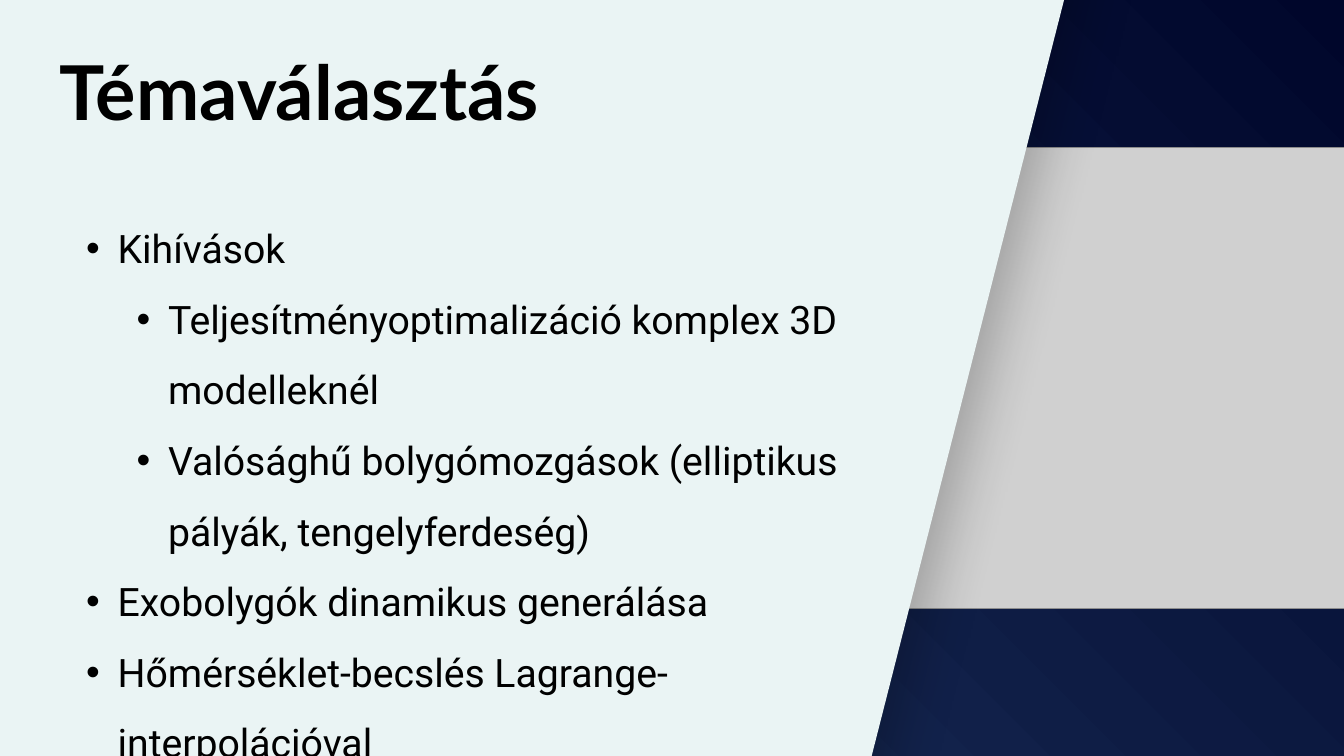
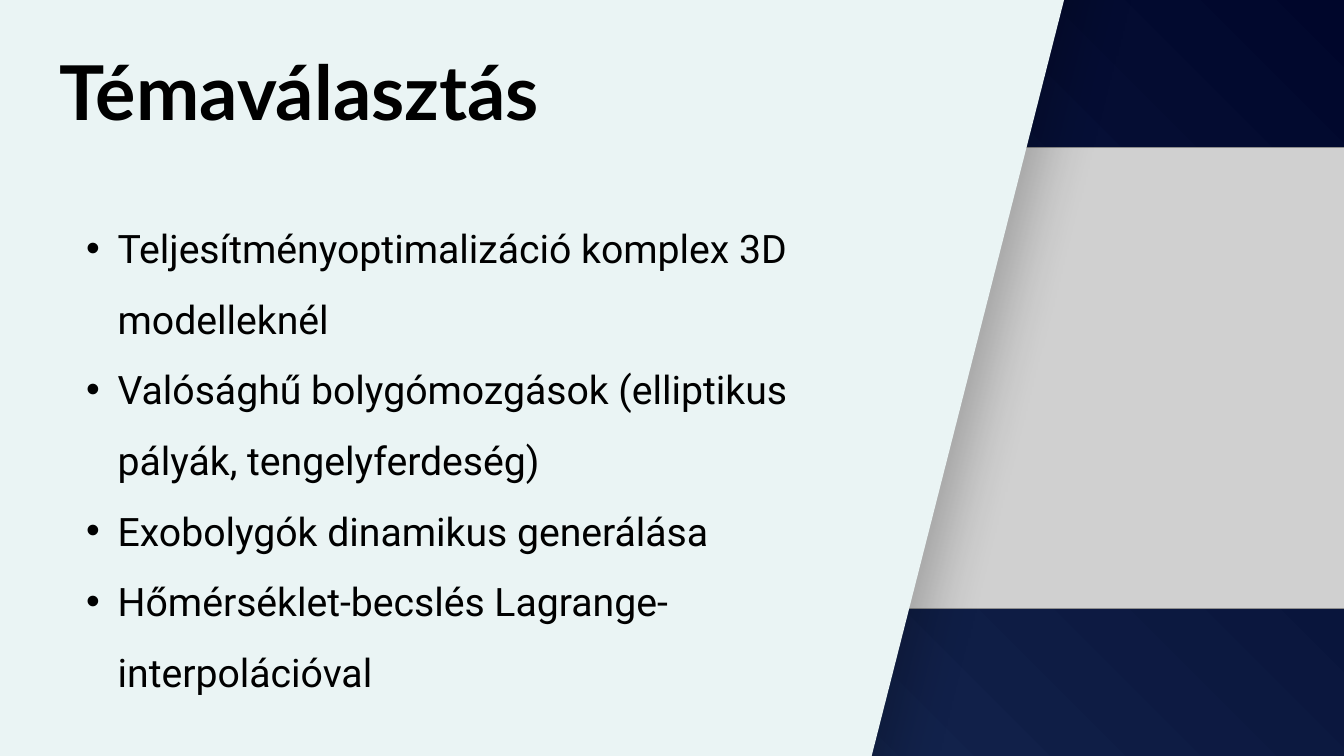
Before and after one commit to levinyiro/msc-thesis, a slide deck: slide 3 of temp/prezentacio.pptx. Drawn at 1344x756 pixels with LibreOffice and Linux fonts; fonts in the diff are those of the drawing; grey boxes stand for pictures. Boxes give left, top, right and bottom in pixels: in the first picture for what was removed or moved away, otherwise in the second. Text is boxed around its words. In the diff, an @@ line names an element or a change of style, - is before the commit and + after.

```diff
--- a/temp/prezentacio.pptx
+++ b/temp/prezentacio.pptx
@@ text at <box>118,233,286,264</box>: paragraph removed @@
-• Kihívások
@@ text at <box>118,233,787,484</box>: list level 2 to 1 in "Teljesítményoptimalizáció komplex 3D modelleknél"; list level 2 to 1 in "Valósághű bolygómozgások (elliptikus pályák, tengelyferdeség ..." @@
```
Also in this commit, not shown: 4 other slides changed.
